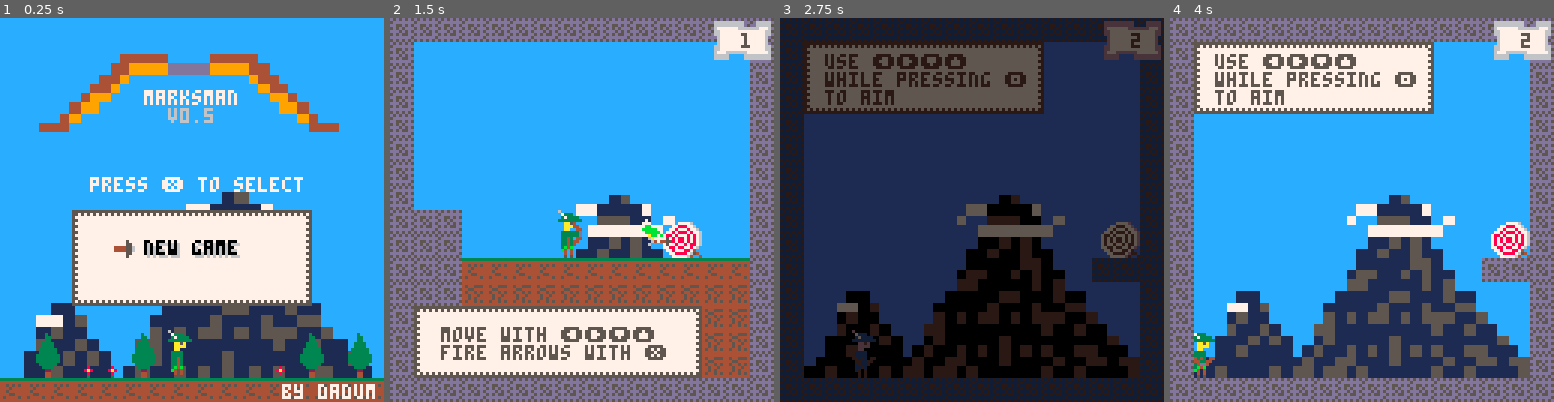
Above: before the commit, frames 1-4 (left to right).
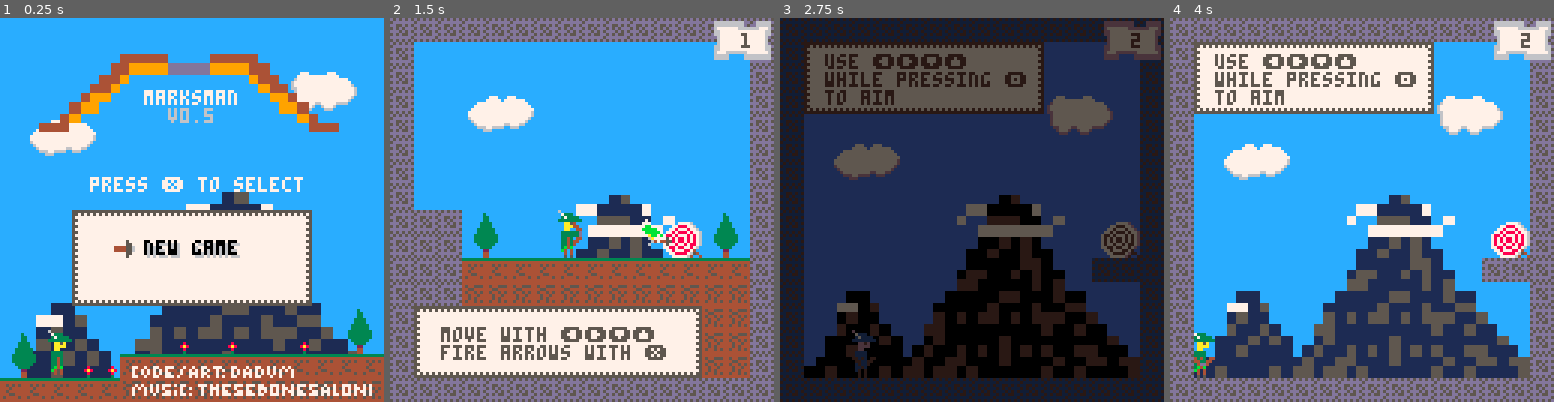
Above: after the commit, the same moments.

Repository: tupini07/games
Game: PICO-8 cartridge marksman-p/marksman.p8
Two runs of this game, one before a commit and one after it. Both use one fixed random seed, a clock stepped at 60 frames per second and the inputs below.
Inputs:
- Up to frame 1 (0.25 s): no input
- Up to frame 2 (1.5 s): tap X (X key) at 0.33, 1.07 s; tap O (Z key) at 0.7 s
- Up to frame 3 (2.75 s): hold Right 1.6-2.1 s; tap O (Z key) at 1.7, 2.1, 2.5 s; tap X (X key) at 1.85 s; hold Up 2.15-2.42 s; hold Right from 2.47 s (still down)
- Up to frame 4 (4 s): tap O (Z key) at 2.9, 3.3, 3.7 s; tap X (X key) at 2.97 s; release Right at 3.03 s; hold Left 3.08-3.58 s; hold Down 3.63-3.97 s

The runs differ from the first frame. In frame 1, 10% of the frame differs, in the area x 3-100%, y 14-100%; in frame 2, 2.0%; in frame 3, 2.5%; in frame 4, 2.5%.

Commit message:
add proper credits to intro page

Diff:
--- a/marksman-p/marksman.p8
+++ b/marksman-p/marksman.p8
@@ -178,7 +178,7 @@
     pset(line_x2 + 1, line_y2 + 1, 6)
 
     print("good job!\n", banner_x1 + 14, banner_y1 + 14, 5)
-    print("press ❎ to continue", banner_x1 + 10, banner_y1 + 20, 5)
+    print("press ❎ to continue", banner_x1 + 14, banner_y1 + 26, 5)
 end
 
 local function level_lost_draw()
@@ -201,7 +201,9 @@
     local base_x = (game_space.x + 128) - 20
     local base_y = game_space.y + 1
 
+    -- level indicator container
     sspr(88, 0, 16, 8, base_x, base_y, 19, 13)
+
     local pos = base_x + 3 * (4 - #("" .. SAVE_DATA.current_level))
 
     print(SAVE_DATA.current_level, pos, base_y + 4, 5)
@@ -228,7 +230,7 @@
     cls(12)
 
     decorations.draw_background()
-    map.draw_level_text()
+    map.draw_level_decorations()
     level_text.draw_current_level_text()
     bullseye.draw()
     arrow.draw_all()
@@ -302,16 +304,20 @@
 end
 
 local map = {
-    draw_level_text = function()
+    draw_level_decorations = function()
         local lvl_map_cords = level_to_map_coords(SAVE_DATA.current_level)
         local game_cords = get_game_space_coords_for_current_lvl()
+        -- draw level text
         map(lvl_map_cords.x, lvl_map_cords.y, game_cords.x, game_cords.y, 16,
             16, 0x4)
+        -- draw sprites without flags
+        map(lvl_map_cords.x, lvl_map_cords.y, game_cords.x, game_cords.y, 16,
+            16, 0x0)
     end,
     draw = function()
         local lvl_map_cords = level_to_map_coords(SAVE_DATA.current_level)
         local game_cords = get_game_space_coords_for_current_lvl()
-        map(lvl_map_cords.x, lvl_map_cords.y, game_cords.x, game_cords.y, 16, 16,0B11)
+        map(lvl_map_cords.x, lvl_map_cords.y, game_cords.x, game_cords.y, 16, 16, 0B11)
     end,
     sprite_flags = sprite_flags,
     cell_has_flag = cell_has_flag,
@@ -341,9 +347,9 @@
                     bullseye.replace_in_map(x, y, bullseye.orientation.right)
                 end
 
-                if sprt == 55 then
+                if sprt == 13 then
                     spikes.replace_in_map(x, y, spikes.orientations.down)
-                elseif sprt == 71 then
+                elseif sprt == 14 then
                     spikes.replace_in_map(x, y, spikes.orientations.up)
                 end
 
@@ -634,9 +640,9 @@
 local function draw_spike(s)
     local sprtn
     if s.orientation == orientations.down then
-        sprtn = 55
+        sprtn = 13
     elseif s.orientation == orientations.up then
-        sprtn = 71
+        sprtn = 14
     end
 
     spr(sprtn, s.x, s.y)
@@ -1398,16 +1404,20 @@
 end
 
 local map = {
-    draw_level_text = function()
+    draw_level_decorations = function()
         local lvl_map_cords = level_to_map_coords(SAVE_DATA.current_level)
         local game_cords = get_game_space_coords_for_current_lvl()
+        -- draw level text
         map(lvl_map_cords.x, lvl_map_cords.y, game_cords.x, game_cords.y, 16,
             16, 0x4)
+        -- draw sprites without flags
+        map(lvl_map_cords.x, lvl_map_cords.y, game_cords.x, game_cords.y, 16,
+            16, 0x0)
     end,
     draw = function()
         local lvl_map_cords = level_to_map_coords(SAVE_DATA.current_level)
         local game_cords = get_game_space_coords_for_current_lvl()
-        map(lvl_map_cords.x, lvl_map_cords.y, game_cords.x, game_cords.y, 16, 16,0B11)
+        map(lvl_map_cords.x, lvl_map_cords.y, game_cords.x, game_cords.y, 16, 16, 0B11)
     end,
     sprite_flags = sprite_flags,
     cell_has_flag = cell_has_flag,
@@ -1437,9 +1447,9 @@
                     bullseye.replace_in_map(x, y, bullseye.orientation.right)
                 end
 
-                if sprt == 55 then
+                if sprt == 13 then
                     spikes.replace_in_map(x, y, spikes.orientations.down)
-                elseif sprt == 71 then
+                elseif sprt == 14 then
                     spikes.replace_in_map(x, y, spikes.orientations.up)
                 end
 
@@ -1610,7 +1620,8 @@
 
     draw_logo()
     draw_menu()
-    print("by dadum", 94, 122, 7)
+
+    sspr(32, 48, 80, 10, 44, 116)
 end
 
 local function update() update_menu() end
@@ -1948,35 +1959,35 @@
 __map__
 1111111111111111111111111111111111111111111111111111111111111111111111111111111111111111111111111111111111111111111111111111111111111111111111111111111111111111111111111111111111111111111111111111111111111111111111111111111111111111111111111111111111111111
 1100000000000000000000000000001111343535353535353535360000000011110000000000000000000000000000111134353535353535353536000000001111000000343535353535353535353611110000000000000000000000000000111100002b0000002b0000002b0000001111343535353535353600000000000011
-110000000000000000000000000000111144454545454545454546000000001111000000000000000000000000000011114445454545454545454600000000111100000044454545454545454545461111000000000000000000005d5e5f001111005d5e5f000000000000000000001111444545454545454600000000000011
-1100005d5e5f0000000000000000001111545555555555555555565a5b5c0011115e5f00000000000000000000390011115455555555555555555600000000111100000044454545454545454545461111000000000000000000006d6e6f001111006d6e6f000000002500000000001111545555555555555600000000000011
-1100006d6e6f0000000000000000001111000000000000000000006a6b6c0011116e6f000000000000000000000000111100006a6b6c00000000000000000011113a00004445454545454545454546111100005a5b5c000000000000000000111128000000000000001100001139001111000000000000000000000000000011
-1100000000000000000000000000001111005d5e5f00000000000000000000111100000000000000111111111111111111000000000000000000005d5e5f0011110000005455555555555555555556111100006a6b6c0000000000000000001111002500000000005a5b5c001100001111000000000000000000000000000011
-1100000000000000000000000000001111006d6e6f00000000000000000000111100000000000000110000000000001111000000000000000000006d6e6f0011111111000000000000000000000000111100000000000000000000000000001111111111111111006a6b6c001100001111000000000000000000000000000011
-1100000000000000000000000000001111000000000000000000000000000011110000000000000011000000005a5b111100000000000000000000000000001111110000000000000000000000000011110000000000111111000000000000111100000000000000000000001111111111000000000000000011111111111111
-1111115758000003000000390057581111000000000000000000000000390011110000000000002511000000006a6b1111280000000000000000000000000011110000000000000000000000000000111100000000001100110000000000001111000000000000000000002c1111111111000000000000000011373737373711
-1111116768000000000000000067681111000000000000000000000000000011110000000011111111000000000000111100000000000000000000000000001111000000000000000000000000000011110000000000110000000000003900111100000000000000000000000000001111000000000000000011003a00000011
-1111110101010101010101010101011111000000000000000000000000111111110000000011343535353535353536111100000000000000000000000000001111000000000000000000000000000011110000000000110011000000000000111100000000000000000000000000001111000000000000000011000000000011
-11111102020202020202020202020211110000000000000000000000000000111100000000114445454545454545461111000000000000000011111100002c1111000000000000000000000000000011110000000000110011000000001111111100000000000000000000000000001111000000000000000011111111000011
-1134353535353535353535353602021111000000000000000000000000000011110300000011444545454545454546111157585758000000390011000000001111000000000000000000000000000011110000000000110011000000000000111100000000000300000000005758001111000300000000000000000000000011
-1144454545454545454545454602021111000003000000000000000000000011110000002511545555555555555556111167686768000000000011030000001111000300000000000000000100000011110300000000000011000000000000111100640000000000000000006768001111000000000000000064646400002511
-1154555555555555555555555602021111000000000000000000000000000011110101010101010101010101010101111101010101010101010111000000001111000000002500474747470247474711110000474700002511474747474747111101010101010101010101010101011111010101010101010101010101010111
+110000000000000000000000000000111144454545454545454546000000001111000000000000000000000000000011114445454545454545454600000000111100000044454545454545454545461111000000000000000000004c4d4e001111004c4d4e000000000000000000001111444545454545454600000000000011
+110000494a4b0000000000000000001111545555555555555555564c4d4e0011114a4b00000000000000000000390011115455555555555555555600000000111100000044454545454545454545461111000000000000000000005c5d5e001111005c5d5e000000002500000000001111545555555555555600000000000011
+110000595a5b0000000000000000001111000000000000000000005c5d5e0011115a5b00000000000000000000000011110000595a5b00000000000000000011113a0000444545454545454545454611110000494a4b000000000000000000111128000000000000001100001139001111000000000000000000000000000011
+110000000000000000000000000000111100494a4b00000000000000000000111100000000000000111111111111111111000000000000000000004c4d4e001111000000545555555555555555555611110000595a5b000000000000000000111100250000000000494a4b001100001111000000000000000000000000000011
+110000000000000000000000000000111100595a5b00000000000000000000111100000000000000110000000000001111000000000000000000005c5d5e001111111100000000000000000000000011110000000000000000000000000000111111111111111100595a5b001100001111000000000000000000000000000011
+1100000000000000000000000000001111000000000000000000000000000011110000000000000011000000004c4d111128000000000000000000000000001111110000000000000000000000000011110000000000111111000000000000111100000000000000000000001111111111000000000000000011111111111111
+1111114748000003000000390047481111000000000000000000000000390011110000000000002511000000005c5d1111000000000000000000000000000011110000000000000000000000000000111100000000001100110000000000001111000000000000000000002c11111111110000000000000000110d0d0d0d0d11
+1111115758000000000000000057581111000000000000000000000000000011110000000011111111000000000000111100000000000000000000000000001111000000000000000000000000000011110000000000110000000000003900111100000000000000000000000000001111000000000000000011003a00000011
+1111110101010101010101010101011111000000000000000000000000111111110000000011343535353535353536111100000000000000000011000000001111000000000000000000000000000011110000000000110011000000000000111100000000000000000000000000001111000000000000000011000000000011
+1111110202020202020202020202021111000000000000000000000000000011110000000011444545454545454546111100000000000000002c111100002c1111000000000000000000000000000011110000000000110011000000001111111100000000000000000000000000001111000000000000000011111111000011
+1134353535353535353535353602021111000000000000000000000000000011110300000011444545454545454546111147484748003a00000011000000001111000000000000000000000000000011110000000000110011000000000000111100000000000300000000004748001111000300000000000000000000000011
+1144454545454545454545454602021111000003000000000000000000000011110000002511545555555555555556111157585758000000370011030000001111000300000000000000000100000011110300000000000011000000000000111100370000000000000000005758001111000000000000000037373700002511
+11545555555555555555555556020211110000000000000000000000000000111101010101010101010101010101011111010101010101010101110000000011110000000025000e0e0e0e020e0e0e111100000e0e000025110e0e0e0e0e0e111101010101010101010101010101011111010101010101010101010101010111
 1111111111111111111111111111111111111111111111111111111111111111111111111111111111111111111111111111111111111111111111111111111111111111111111111111111111111111111111111111111111111111111111111111111111111111111111111111111111111111111111111111111111111111
 1111111111111111111111111111111111111111111111111111111111111111111111111111111111111111111111111111111111111111111111111111111111111111111111111111111111111111111111111111111111111111111111111111111111111111111111111111111111111111111111111111111111111111
 1100001100000000000000000000001111000000000000000000000000000011110000000000000000000000000000111100000000000000000000000000001111000000000000000000000000000011110000000000000000000000000000111100000000000000000000000000001111000000000000000000000000000011
 1103001100000000000000000000001111000000000000000000000000000011110000000000000000000000000000111100000000000000000000000000001111000000000000000000000000000011110000000000000000000000000000111100000000000000000000000000001111000000000000000000000000000011
-1100001100005a5b5c0000000000001111000000000000000000000000000011110000000000000000000000000000111100000000000000000000000000001111000000000000000000000000000011110000000000000000000000000000111100000000000000000000000000001111000000000000000000000000000011
-1111001100006a6b6c0000000000001111000000000000000000000000000011110000000000000000000000000000111100000000000000000000000000001111000000000000000000000000000011110000000000000000000000000000111100000000000000000000000000001111000000000000000000000000000011
+110000110000494a4b0000000000001111000000000000000000000000000011110000000000000000000000000000111100000000000000000000000000001111000000000000000000000000000011110000000000000000000000000000111100000000000000000000000000001111000000000000000000000000000011
+111100110000595a5b0000000000001111000000000000000000000000000011110000000000000000000000000000111100000000000000000000000000001111000000000000000000000000000011110000000000000000000000000000111100000000000000000000000000001111000000000000000000000000000011
 1100001100000000000000000000001111000000000000000000000000000011110000000000000000000000000000111100000000000000000000000000001111000000000000000000000000000011110000000000000000000000000000111100000000000000000000000000001111000000000000000000000000000011
-11000011000000000000005d5e5f001111000000000000000000000000390011110000000000000000000000000000111100000000000000000000000000001111000000000000000000000000000011110000000000000000000000000000111100000000000000000000000000001111000000000000000000000000000011
-11000011003900000000006d6e6f001111000000000000000000000000000011110300000000000000000000000000111100000000000000000000000000001111000000000000000000000000000011110000000000000000000000000000111100000000000000000000000000001111000000000000000000000000000011
-1100000000000011000000000000001111000000000000000000000000111111110000002500000000000000000000111100000000000000000000000000001111000000000000000000000000000011110000000000000000000000000000111100000000000000000000000000001111000000000000000000000000000011
-1100001111111111000000000000001111000000000000000000000000000011111111111100000000000000000000111100000000000000000000000000001111000000000000000000000000000011110000000000000000000000000000111100000000000000000000000000001111000000000000000000000000000011
-1100001100000000000000000000001111000000000000000000000000000011110000000000000000470000470000111100000000000000000000000000001111000000000000000000000000000011110000000000000000000000000000111100000000000000000000000000001111000000000000000000000000000011
-1100001100575857585758575800001111000000000000000000000000000011110000000000000000110000110000111100000000000000000000000000001111000000000000000000000000000011110000000000000000000000000000111100000000000000000000000000001111000000000000000000000000000011
-1100001100676867686768676864641111005758030000250000000000000011110000000000000000113900110000111100000000000000000000000000001111000000000000000000000000000011110000000000000000000000000000111100000000000000000000000000001111000000000000000000000000000011
-1100001101010101010101010101011111006768000000020200000000000011110000000000000000110000110000111100000000000000000000000000001111000000000000000000000000000011110000000000000000000000000000111100000000000000000000000000001111000000000000000000000000000011
-1147471102020202020202020202021111010101010101020201010101010111114747474747474747114747114747111100000000000000000000000000001111000000000000000000000000000011110000000000000000000000000000111100000000000000000000000000001111000000000000000000000000000011
+11000011000000000000004c4d4e001111000000000000000000000000390011110000000000000000000000000000111100000000000000000000000000001111000000000000000000000000000011110000000000000000000000000000111100000000000000000000000000001111000000000000000000000000000011
+11000011003900000000005c5d5e001111000000000000000000000000000011110300000000000000000000000000111100000000000058585858000000001111000000000000000000000000000011110000000000000000000000000000111100000000000000000000000000001111000000000000000000000000000011
+1100000000000011000000000000001111000000000000000000000000111111110000002500000000000000000000111100000000000000000011111111111111000000000000000000000000000011110000000000000000000000000000111100000000000000000000000000001111000000000000000000000000000011
+1100001111111111000000000000001111000000000000000000000000000011111111111100000000000000000000111100004747474747000011000000001111000000000000000000000000000011110000000000000000000000000000111100000000000000000000000000001111000000000000000000000000000011
+11000011000000000000000000000011110000000000000000000000000000111100000000000000000e00000e0000111100000000000000000000000000001111000000000000000000000000000011110000000000000000000000000000111100000000000000000000000000001111000000000000000000000000000011
+1100001100474847484748474800001111000000000000000000000000000011110000000000000000110000110000111100000000000057575700000000001111000000000000000000000000000011110000000000000000000000000000111100000000000000000000000000001111000000000000000000000000000011
+1100001100575857585758575837371111004748030000250000000000000011110000000000000000113900110000111100000048004848484848000000001111000000000000000000000000000011110000000000000000000000000000111100000000000000000000000000001111000000000000000000000000000011
+1100001101010101010101010101011111005758000000020200000000000011110000000000000000110000110000111100000000000000000000000000001111000000000000000000000000000011110000000000000000000000000000111100000000000000000000000000001111000000000000000000000000000011
+110e0e1102020202020202020202021111010101010101020201010101010111110e0e0e0e0e0e0e0e110e0e110e0e111100000000000000000000000000001111000000000000000000000000000011110000000000000000000000000000111100000000000000000000000000001111000000000000000000000000000011
 1111111111111111111111111111111111111111111111111111111111111111111111111111111111111111111111111111111111111111111111111111111111111111111111111111111111111111111111111111111111111111111111111111111111111111111111111111111111111111111111111111111111111111
 
 
--- a/marksman-p/src/entities/spikes.lua
+++ b/marksman-p/src/entities/spikes.lua
@@ -29,9 +29,9 @@
 local function draw_spike(s)
     local sprtn
     if s.orientation == orientations.down then
-        sprtn = 55
+        sprtn = 13
     elseif s.orientation == orientations.up then
-        sprtn = 71
+        sprtn = 14
     end
 
     spr(sprtn, s.x, s.y)
--- a/marksman-p/src/map.lua
+++ b/marksman-p/src/map.lua
@@ -42,16 +42,20 @@
 end
 
 local map = {
-    draw_level_text = function()
+    draw_level_decorations = function()
         local lvl_map_cords = level_to_map_coords(SAVE_DATA.current_level)
         local game_cords = get_game_space_coords_for_current_lvl()
+        -- draw level text
         map(lvl_map_cords.x, lvl_map_cords.y, game_cords.x, game_cords.y, 16,
             16, 0x4)
+        -- draw sprites without flags
+        map(lvl_map_cords.x, lvl_map_cords.y, game_cords.x, game_cords.y, 16,
+            16, 0x0)
     end,
     draw = function()
         local lvl_map_cords = level_to_map_coords(SAVE_DATA.current_level)
         local game_cords = get_game_space_coords_for_current_lvl()
-        map(lvl_map_cords.x, lvl_map_cords.y, game_cords.x, game_cords.y, 16, 16,0B11)
+        map(lvl_map_cords.x, lvl_map_cords.y, game_cords.x, game_cords.y, 16, 16, 0B11)
     end,
     sprite_flags = sprite_flags,
     cell_has_flag = cell_has_flag,
@@ -81,9 +85,9 @@
                     bullseye.replace_in_map(x, y, bullseye.orientation.right)
                 end
 
-                if sprt == 55 then
+                if sprt == 13 then
                     spikes.replace_in_map(x, y, spikes.orientations.down)
-                elseif sprt == 71 then
+                elseif sprt == 14 then
                     spikes.replace_in_map(x, y, spikes.orientations.up)
                 end
 
--- a/marksman-p/src/states/game_state.lua
+++ b/marksman-p/src/states/game_state.lua
@@ -110,7 +110,7 @@
     pset(line_x2 + 1, line_y2 + 1, 6)
 
     print("good job!\n", banner_x1 + 14, banner_y1 + 14, 5)
-    print("press ❎ to continue", banner_x1 + 10, banner_y1 + 20, 5)
+    print("press ❎ to continue", banner_x1 + 14, banner_y1 + 26, 5)
 end
 
 local function level_lost_draw()
@@ -133,7 +133,9 @@
     local base_x = (game_space.x + 128) - 20
     local base_y = game_space.y + 1
 
+    -- level indicator container
     sspr(88, 0, 16, 8, base_x, base_y, 19, 13)
+
     local pos = base_x + 3 * (4 - #("" .. SAVE_DATA.current_level))
 
     print(SAVE_DATA.current_level, pos, base_y + 4, 5)
@@ -160,7 +162,7 @@
     cls(12)
 
     decorations.draw_background()
-    map.draw_level_text()
+    map.draw_level_decorations()
     level_text.draw_current_level_text()
     bullseye.draw()
     arrow.draw_all()
--- a/marksman-p/src/states/intro_state.lua
+++ b/marksman-p/src/states/intro_state.lua
@@ -103,7 +103,8 @@
 
     draw_logo()
     draw_menu()
-    print("by dadum", 94, 122, 7)
+
+    sspr(32, 48, 80, 10, 44, 116)
 end
 
 local function update() update_menu() end
Not shown, changed: 53 lines of the sprite sheet (__gfx__) section of marksman-p/marksman.p8
Not shown, changed: the thumbnail (__label__) section of marksman-p/marksman.p8
Not shown, changed: the sound effects (__sfx__) section of marksman-p/marksman.p8
Not shown, changed: marksman-p/sprites.aseprite
